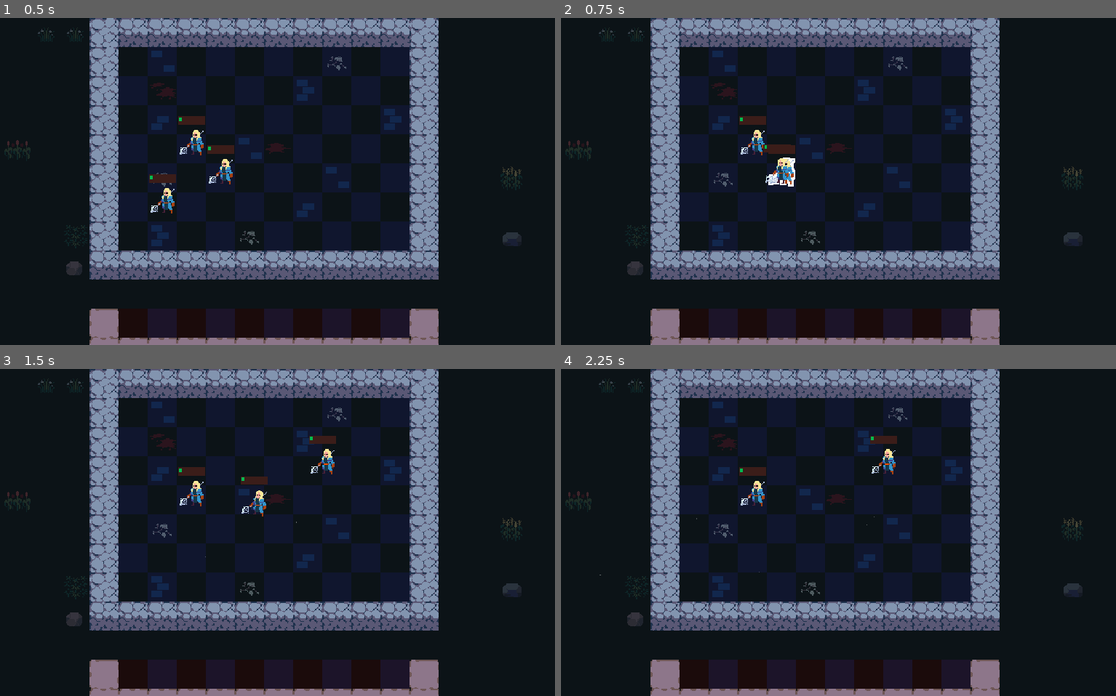
Above: before the commit, frames 1-4 (two rows, left to right).
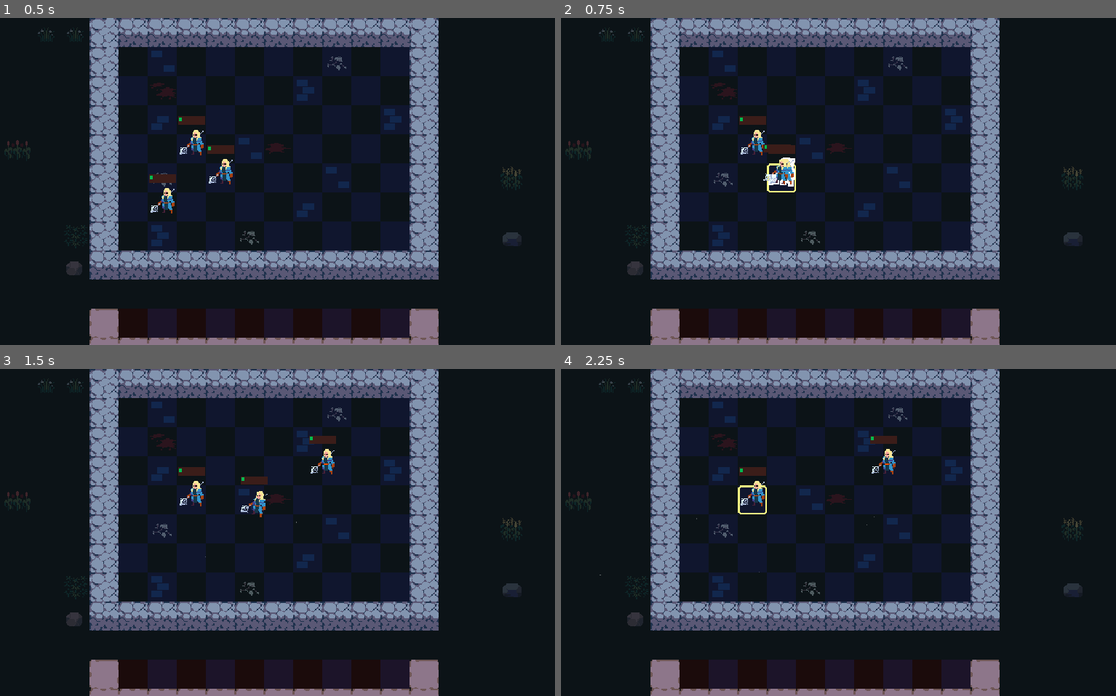
Above: after the commit, the same moments.

Repository: AllanSechrist/autobattler
Game: Godot game, scene res://scenes/Arena/arena.tscn
Same seed, same stepped clock (60 frames per second), same inputs: the game is played once before the commit and once after it. Before the commit the project has no main scene; this scene is started directly in both runs.
Inputs (mouse positions are in pixels of both pictures, inside the frame that each line leads up to):
- Up to frame 1 (0.5 s): no input
- Up to frame 2 (0.75 s): tap Enter at 0.5 s; drag from (721, 201) to (882, 109) at 0.52 s
- Up to frame 3 (1.5 s): drag from (222, 522) to (321, 460) at 1.27 s
- Up to frame 4 (2.25 s): tap Space at 2 s; move the mouse to (749, 493) at 2.02 s; press the mouse at (749, 493) at 2.03 s

Frame 1 is identical in both runs. In frame 2, 0.2% of the frame differs, in the area x 36-43%, y 42-54%; in frame 3, less than 0.1%; in frame 4, 0.1%.

Commit message:
Add tile highlighter component

Diff:
--- /dev/null
+++ b/components/play_area.gd
@@ -0,0 +1,21 @@
+class_name PlayArea
+extends TileMapLayer
+
+@export var unit_grid: UnitGrid
+
+var bounds: Rect2i
+
+func _ready() -> void:
+	bounds = Rect2i(Vector2.ZERO, unit_grid.size)
+
+func get_tile_from_global(global: Vector2) -> Vector2i:
+	return local_to_map(to_local(global))
+
+func get_global_from_tile(tile: Vector2i) -> Vector2:
+	return to_global(map_to_local(tile))
+
+func get_hovered_tile() -> Vector2i:
+	return local_to_map(get_local_mouse_position())
+
+func is_tile_in_bounds(tile: Vector2i) -> bool:
+	return bounds.has_point(tile)
--- /dev/null
+++ b/components/tile_highlighter.gd
@@ -0,0 +1,31 @@
+class_name TileHighlighter
+extends Node
+
+@export var enabled: bool = true : set = _set_enabled
+@export var play_area: PlayArea
+@export var highlight_layer: TileMapLayer
+@export var tile: Vector2i
+
+@onready var source_id := play_area.tile_set.get_source_id(0)
+
+func _process(_delta: float) -> void:
+	if not enabled:
+		return
+
+	var selected_tile := play_area.get_hovered_tile()
+
+	if not play_area.is_tile_in_bounds(selected_tile):
+		highlight_layer.clear()
+		return
+
+	_update_tile(selected_tile)
+
+func _set_enabled(new_value: bool) -> void:
+	enabled = new_value
+
+	if not enabled and play_area:
+		highlight_layer.clear()
+
+func _update_tile(selected_tile: Vector2i) -> void:
+	highlight_layer.clear()
+	highlight_layer.set_cell(selected_tile, source_id, tile)
--- /dev/null
+++ b/components/unit_grid.gd
@@ -0,0 +1,39 @@
+class_name UnitGrid
+extends Node2D
+
+signal unit_grid_changed
+
+@export var size: Vector2i
+
+var units: Dictionary
+
+func _ready() -> void:
+	for i in size.x:
+		for j in size.y:
+			units[Vector2i(i, j)] = null
+
+func add_unit(tile: Vector2i, unit: Node) -> void:
+	units[tile] = unit
+	unit_grid_changed.emit()
+
+func is_tile_occupied(tile: Vector2i) -> bool:
+	return units[tile] != null
+
+func is_grid_full() -> bool:
+	return units.keys().all(is_tile_occupied)
+
+func get_first_empty_tile() -> Vector2i:
+	for tile in units:
+		if not is_tile_occupied(tile):
+			return tile
+
+	return Vector2i(-1, -1)
+
+func get_all_units() -> Array[Unit]:
+	var unit_array: Array[Unit] = []
+
+	for unit: Unit in units.values():
+		if unit:
+			unit_array.append(unit)
+
+	return unit_array
--- a/components/velocity_based_rotation.gd
+++ b/components/velocity_based_rotation.gd
@@ -4,7 +4,7 @@
 @export var enabled: bool = true : set = _set_enabled
 @export var target: Node2D
 @export_range(0.25, 1.5) var lerp_seconds := 0.4
-@export var rotation_multiplier := 120
+@export var max_rotation_degrees := 50
 @export var x_velocity_threshold := 3.0
 
 var last_position: Vector2
@@ -13,7 +13,7 @@
 var progress: float
 var time_elapsed := 0.0
 
-func _process(delta: float) -> void:
+func _physics_process(delta: float) -> void:
 	if not enabled or not target:
 		return
 
@@ -22,7 +22,7 @@
 	progress = time_elapsed / lerp_seconds
 
 	if abs(velocity.x) > x_velocity_threshold:
-		angle = velocity.normalized().x * rotation_multiplier * delta
+		angle = velocity.normalized().x * deg_to_rad(max_rotation_degrees)
 	else:
 		angle = 0.0
 
--- a/project.godot
+++ b/project.godot
@@ -11,6 +11,7 @@
 [application]
 
 config/name="Autobattler"
+run/main_scene="uid://bw0f3wr1nkfqd"
 config/features=PackedStringArray("4.4", "Forward Plus")
 config/icon="uid://dds7urr8inbi7"
 
--- a/scenes/Arena/arena.tscn
+++ b/scenes/Arena/arena.tscn
@@ -1,9 +1,12 @@
-[gd_scene load_steps=8 format=4 uid="uid://bw0f3wr1nkfqd"]
+[gd_scene load_steps=11 format=4 uid="uid://bw0f3wr1nkfqd"]
 
 [ext_resource type="Script" uid="uid://jqumqhdnemls" path="res://scenes/Arena/arena.gd" id="1_8iili"]
 [ext_resource type="TileSet" uid="uid://h6h6k7bcwcca" path="res://scenes/Arena/tileset.tres" id="1_v7qja"]
 [ext_resource type="Texture2D" uid="uid://mbxv0ayrsu3d" path="res://assets/sprites/star_particle.png" id="2_ghuj1"]
 [ext_resource type="PackedScene" uid="uid://b7jeecho1vy4t" path="res://scenes/Unit/unit.tscn" id="4_3nare"]
+[ext_resource type="Script" uid="uid://mq5sj2tvvakx" path="res://components/play_area.gd" id="4_jlv0v"]
+[ext_resource type="Script" uid="uid://crp8fk6bd8ynp" path="res://components/unit_grid.gd" id="5_bydfj"]
+[ext_resource type="Script" uid="uid://dpspc7ces82te" path="res://components/tile_highlighter.gd" id="6_yrien"]
 
 [sub_resource type="Curve" id="Curve_8iili"]
 _data = [Vector2(0, 0), 0.0, 0.0, 0, 0, Vector2(0.241158, 1), 0.0, 0.0, 0, 0, Vector2(0.752412, 1), 0.0, 0.0, 0, 0, Vector2(1, 0), 0.0, 0.0, 0, 0]
@@ -56,36 +59,60 @@
 lifetime = 6.0
 process_material = SubResource("ParticleProcessMaterial_bydfj")
 
-[node name="GameArea" type="TileMapLayer" parent="."]
+[node name="GameArea" type="TileMapLayer" parent="." node_paths=PackedStringArray("unit_grid")]
 position = Vector2(160, 32)
 tile_map_data = PackedByteArray("AAABAAAAAAACAAwAAAAAAAEAAAAAAAwAAAABAAIAAAABAAwAAAAAAAMAAAAAAAwAAAABAAQAAAAAAAwAAAAAAA …(480 unchanged characters)…
 tile_set = ExtResource("1_v7qja")
+script = ExtResource("4_jlv0v")
+unit_grid = NodePath("ArenaUnitGrid")
 metadata/_edit_lock_ = true
 metadata/_edit_group_ = true
+
+[node name="Highlight" type="TileMapLayer" parent="GameArea"]
+tile_set = ExtResource("1_v7qja")
 
 [node name="Decor" type="TileMapLayer" parent="GameArea"]
 modulate = Color(1, 1, 1, 0.313726)
 tile_map_data = PackedByteArray("AAAHAAAAAAABABUAAAABAAQAAAABABUAAAAEAAYAAAABABUAAAABAAEAAAAAABYAAAAFAAMAAAABABYAAAA=")
 tile_set = ExtResource("1_v7qja")
 
-[node name="Highlight" type="TileMapLayer" parent="GameArea"]
-tile_set = ExtResource("1_v7qja")
+[node name="ArenaUnitGrid" type="Node2D" parent="GameArea"]
+script = ExtResource("5_bydfj")
+size = Vector2i(4, 7)
 
-[node name="Unit" parent="GameArea" instance=ExtResource("4_3nare")]
-position = Vector2(32, 160)
+[node name="TileHighlighter" type="Node" parent="GameArea" node_paths=PackedStringArray("play_area", "highlight_layer")]
+script = ExtResource("6_yrien")
+play_area = NodePath("..")
+highlight_layer = NodePath("../Highlight")
+tile = Vector2i(3, 0)
 
-[node name="Unit2" parent="GameArea" instance=ExtResource("4_3nare")]
-position = Vector2(96, 128)
-
-[node name="Unit3" parent="GameArea" instance=ExtResource("4_3nare")]
-position = Vector2(64, 96)
-
-[node name="Bench" type="TileMapLayer" parent="."]
+[node name="Bench" type="TileMapLayer" parent="." node_paths=PackedStringArray("unit_grid")]
 position = Vector2(160, 320)
 tile_map_data = PackedByteArray("AAAAAAAAAAAAAAsAAAABAAAAAAAAAAcAAAACAAAAAAAAAAsAAAADAAAAAAAAAAcAAAAEAAAAAAAAAAsAAAAFAAAAAAAAAAcAAAAGAAAAAAAAAAsAAAAHAAAAAAAAAAcAAAAIAAAAAAAAAAsAAAAJAAAAAAAAAAcAAAA=")
 tile_set = ExtResource("1_v7qja")
+script = ExtResource("4_jlv0v")
+unit_grid = NodePath("BenchUnitGrid")
 metadata/_edit_lock_ = true
 metadata/_edit_group_ = true
 
 [node name="Highlight" type="TileMapLayer" parent="Bench"]
 tile_set = ExtResource("1_v7qja")
+
+[node name="Unit" parent="Bench" instance=ExtResource("4_3nare")]
+position = Vector2(32, -128)
+
+[node name="Unit2" parent="Bench" instance=ExtResource("4_3nare")]
+position = Vector2(96, -160)
+
+[node name="Unit3" parent="Bench" instance=ExtResource("4_3nare")]
+position = Vector2(64, -192)
+
+[node name="BenchUnitGrid" type="Node2D" parent="Bench"]
+script = ExtResource("5_bydfj")
+size = Vector2i(10, 1)
+
+[node name="TileHighlighter" type="Node" parent="Bench" node_paths=PackedStringArray("play_area", "highlight_layer")]
+script = ExtResource("6_yrien")
+play_area = NodePath("..")
+highlight_layer = NodePath("../Highlight")
+tile = Vector2i(3, 0)
--- a/scenes/Unit/unit.tscn
+++ b/scenes/Unit/unit.tscn
@@ -77,7 +77,6 @@
 [node name="VelocityBasedRotation" type="Node" parent="." node_paths=PackedStringArray("target")]
 script = ExtResource("5_v5ugi")
 target = NodePath("../Visuals/Skin")
-rotation_multiplier = 40
 
 [node name="OutlineHighlighter" type="Node" parent="." node_paths=PackedStringArray("visuals")]
 script = ExtResource("7_ovkhs")
Not shown, added: components/play_area.gd.uid
Not shown, added: components/tile_highlighter.gd.uid
Not shown, added: components/unit_grid.gd.uid
